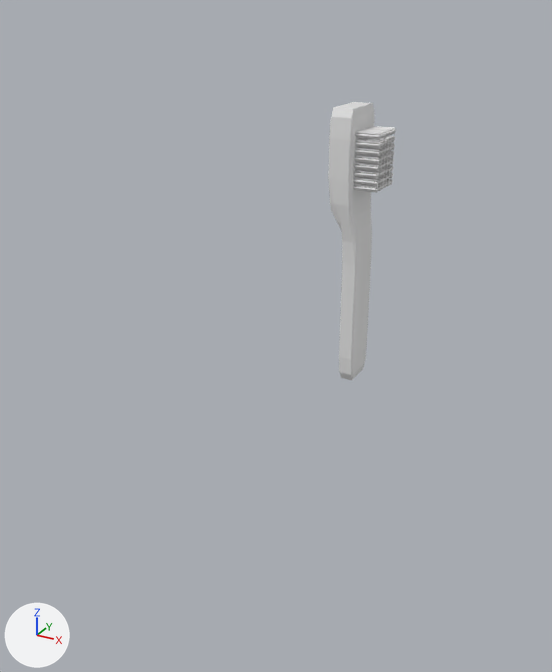
The Blender file BlenderModels/Motel/Props/Toothbrush.blend: old version first, new version second.
Rendered twice from a 50 mm camera at (0.317, -0.766, 0.41) aimed at (-0.063, -0.075, 0.065). Arrows for +X, +Y and +Z are at lower left; the lights stay in place. The picture after the commit comes second.

The first picture shows 'Toothbrush'.
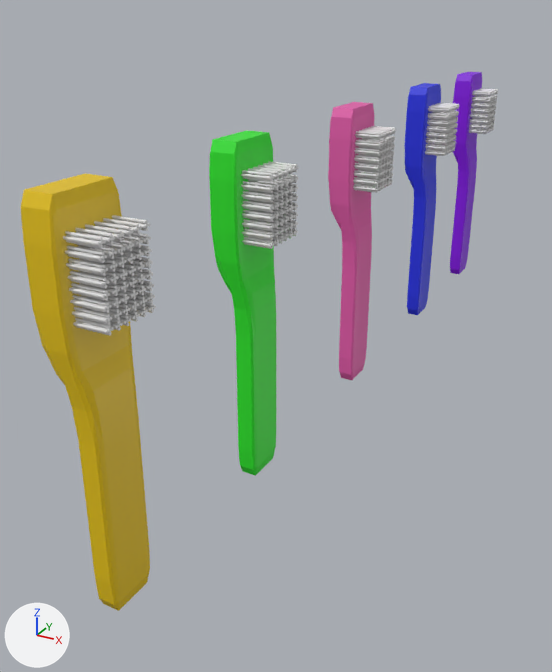
Where the change shows, as pixel boxes [x1, y1, x2, y2] in the pictures (552 x 672 px):
'ToothbrushYellow', added
    after: [21, 174, 156, 611]
    faces in mat_material_006 (yellow #e7c300): [21, 174, 150, 611]
    faces in mat_material_007 (white #e7e7e7): [63, 215, 156, 336]
'ToothbrushGreen', added
    after: [209, 131, 299, 476]
    faces in mat_material_004 (green #2ae728): [209, 131, 276, 476]
    faces in mat_material_005 (white #e7e7e7): [241, 161, 299, 249]
'Toothbrush', recoloured (white to pink)
    both: [328, 102, 377, 380]
'ToothbrushBlue', added
    after: [404, 83, 459, 315]
    faces in mat_material_002 (blue #2532e7): [404, 83, 441, 315]
    faces in mat_material_003 (white #e7e7e7): [425, 103, 459, 156]
'ToothbrushPurple', added
    after: [450, 72, 498, 274]
    faces in mat_material_008 (purple #870be7): [450, 72, 482, 274]
    faces in mat_material_009 (white #e7e7e7): [469, 88, 498, 134]

The change, as a diff of the scene's bpy script:
```diff
--- a/BlenderModels/Motel/Props/Toothbrush.blend.py
+++ b/BlenderModels/Motel/Props/Toothbrush.blend.py
@@ mat_material @@
 mat_material = principled_material('Material')
-mat_material.base_color = (0.8, 0.8, 0.8)  # white #e7e7e7
+mat_material.base_color = (0.8, 0.108, 0.416)  # pink #e75cad
@@ ob_toothbrushpurple @@
+ob_toothbrushpurple = bpy.data.objects.new('ToothbrushPurple', me_cube_004)  # 15488 vertices, 8286 faces; spans x -1.89..2.07, y -1.01..0.99, z 0.0..1.82; in mat_material_008 (purple #870be7), mat_material_009 (white #e7e7e7)
+ob_toothbrushpurple.location = (0.0, 0.435, 0.0)
+ob_toothbrushpurple.scale = (0.0134, 0.0315, 0.17)
@@ ob_toothbrushyellow @@
+ob_toothbrushyellow = bpy.data.objects.new('ToothbrushYellow', me_cube_003)  # 15488 vertices, 8286 faces; spans x -1.89..2.07, y -1.01..0.99, z 0.0..1.82; in mat_material_006 (yellow #e7c300), mat_material_007 (white #e7e7e7)
+ob_toothbrushyellow.location = (0.0, -0.424, 0.0)
+ob_toothbrushyellow.scale = (0.0134, 0.0315, 0.17)
@@ ob_toothbrushgreen @@
+ob_toothbrushgreen = bpy.data.objects.new('ToothbrushGreen', me_cube_002)  # 15488 vertices, 8286 faces; spans x -1.89..2.07, y -1.01..0.99, z 0.0..1.82; in mat_material_004 (green #2ae728), mat_material_005 (white #e7e7e7)
+ob_toothbrushgreen.location = (0.0, -0.225, 0.0)
+ob_toothbrushgreen.scale = (0.0134, 0.0315, 0.17)
@@ ob_toothbrushblue @@
+ob_toothbrushblue = bpy.data.objects.new('ToothbrushBlue', me_cube_001)  # 15488 vertices, 8286 faces; spans x -1.89..2.07, y -1.01..0.99, z 0.0..1.82; in mat_material_002 (blue #2532e7), mat_material_003 (white #e7e7e7)
+ob_toothbrushblue.location = (0.0, 0.232, 0.0)
+ob_toothbrushblue.scale = (0.0134, 0.0315, 0.17)
```
